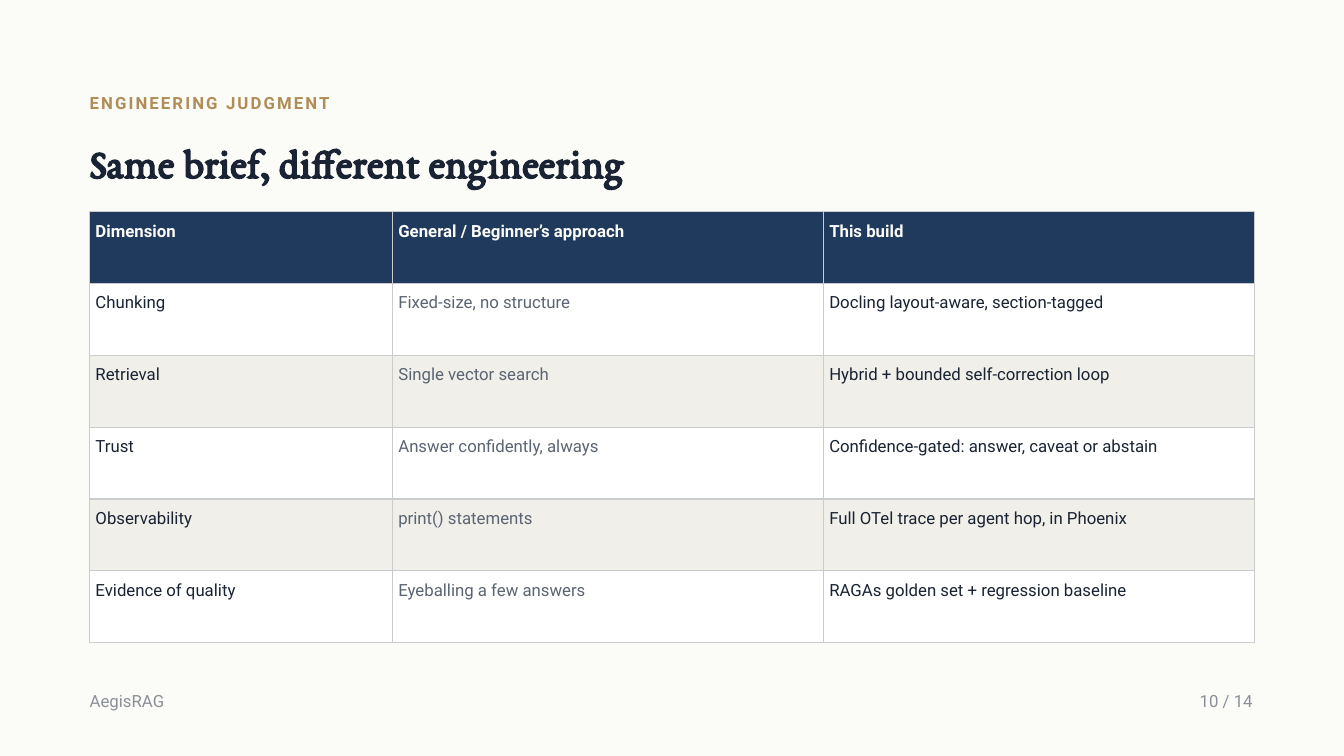
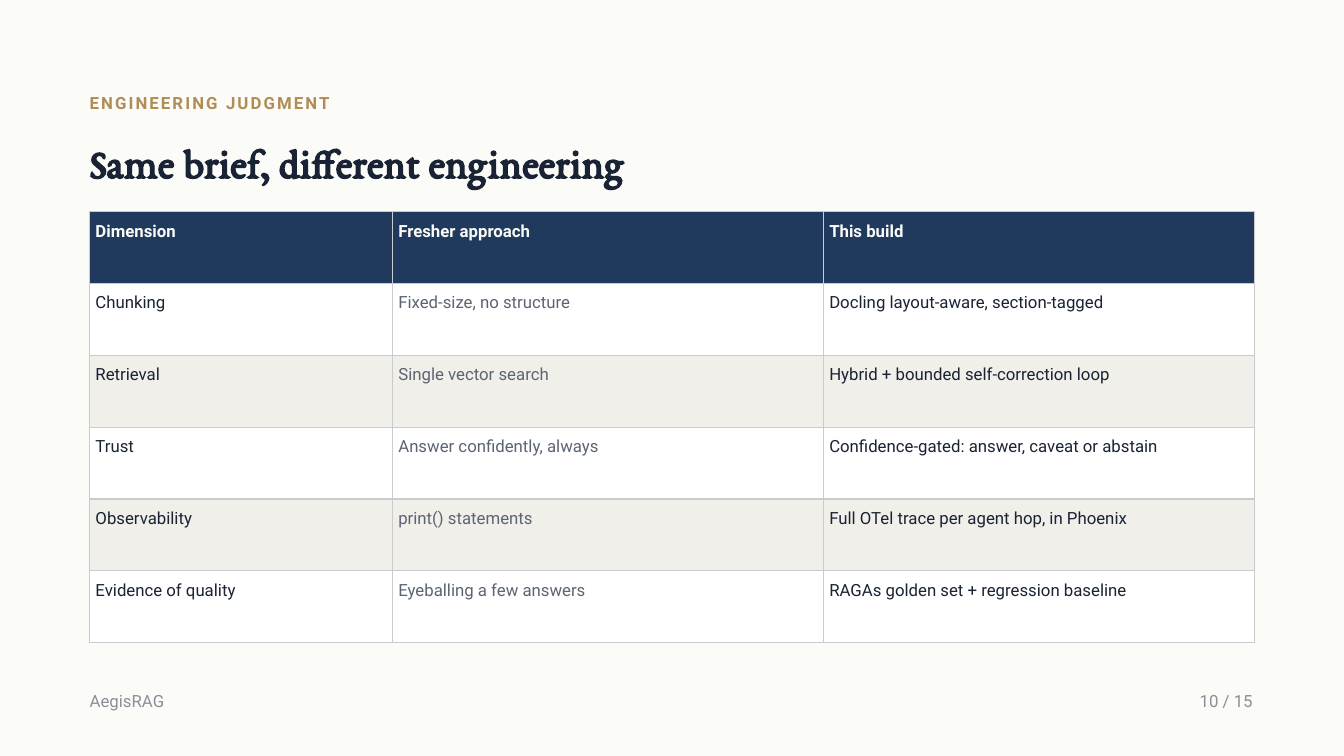
Before and after one commit to mad0907/aegisRag, a slide deck: slide 10 of doc/presentation/AegisRAG — Enterprise Agentic Document Intelligence Platform.pptx. Drawn at 1344x756 pixels with LibreOffice and Linux fonts; fonts in the diff are those of the drawing. Boxes give left, top, right and bottom in pixels: in the first picture for what was removed or moved away, otherwise in the second. Text is boxed around its words. In the diff, an @@ line names an element or a change of style, - is before the commit and + after.

```diff
--- a/doc/presentation/AegisRAG — Enterprise Agentic Document Intelligence Platform.pptx
+++ b/doc/presentation/AegisRAG — Enterprise Agentic Document Intelligence Platform.pptx
@@ table at (90, 212, 1255, 642) @@
-row 1, column 2: General / Beginner’s approach
+row 1, column 2: Fresher approach
@@ text at (1200, 695, 1253, 707): text changed @@
-10 / 14
+10 / 15
```
Also in this commit, not shown: 12 other slides changed, 1 slide added, 24 other files.
